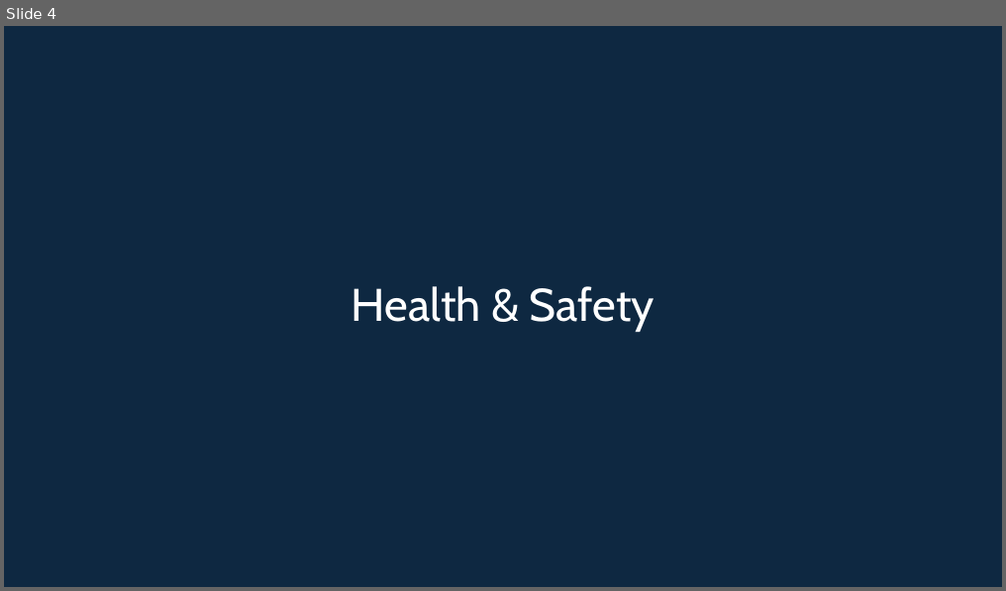
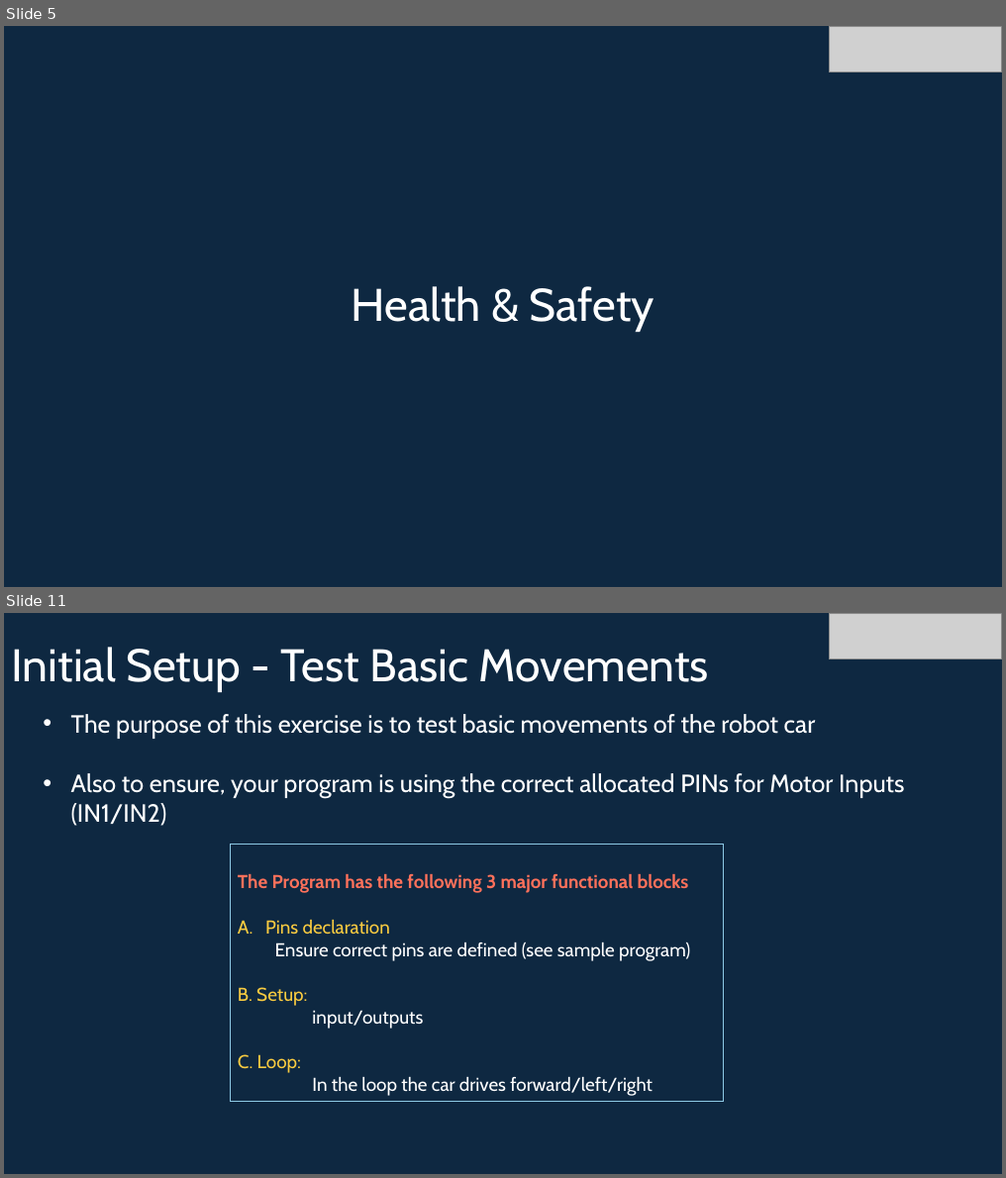
Before and after one commit to info-zas/Training, a slide deck: GPREC/05_Navigational_Robot_Car-2-Comms/ZASRobotics_Car-2.pptx. Shown one above the other, each under a label of ours: slide 4 before the commit, slides 5 and 11 after it; the slides between them are not shown. The pictures are 1006x591 and 1006x1178 pixels, drawn with LibreOffice and Linux fonts; fonts in the diff are those of the drawing; grey boxes stand for pictures. Boxes give left, top, right and bottom in pixels: in the first picture for what was removed or moved away, otherwise in the second. Text is boxed around its words. In the diff, an @@ line names an element or a change of style, - is before the commit and + after.

```diff
--- a/GPREC/05_Navigational_Robot_Car-2-Comms/ZASRobotics_Car-2.pptx
+++ b/GPREC/05_Navigational_Robot_Car-2-Comms/ZASRobotics_Car-2.pptx
@@ slide 11 added at (4,613,1002,1174), background #0E2841 @@
@@ picture added at (829,613,1001,660) @@
@@ title added at (12,647,709,692), 44 pt, text #FFFFFF @@
+Initial Setup - Test Basic Movements
@@ text added at (71,714,904,826), 24 pt, text #FFFFFF @@
+• The purpose of this exercise is to test basic movements of the robot car
+• Also to ensure, your program is using the correct allocated PINs for Motor Inputs (IN1/IN2)
@@ rectangle added at (230,845,723,1101), outline #8ECAE6 0.75 pt, 18 pt, text #FFFFFF @@
+The Program has the following 3 major functional blocks
+A. Pins declaration
+  Ensure correct pins are defined (see sample program)
+B. Setup:
+input/outputs
+C. Loop:
+In the loop the car drives forward/left/right
@@ what was slide 4 is now slide 5 @@
@@ slide 5 changed as well @@
@@ picture added at (829,26,1001,73) @@
```
Also in this commit, not shown: 7 other slides changed, 8 other slides added, 4 slides removed.
